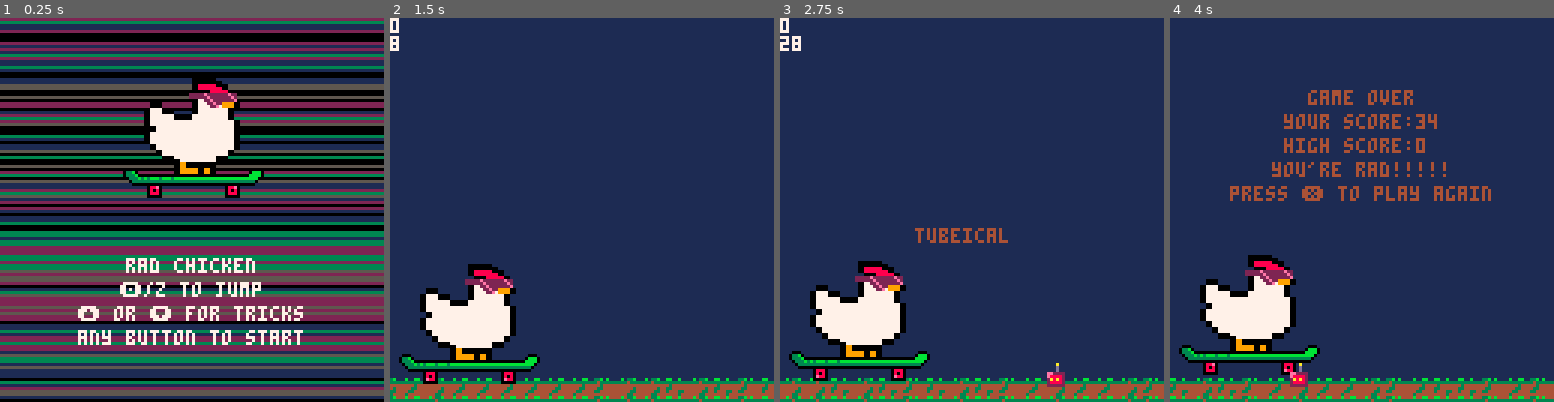
Above: before the commit, frames 1-4 (left to right).
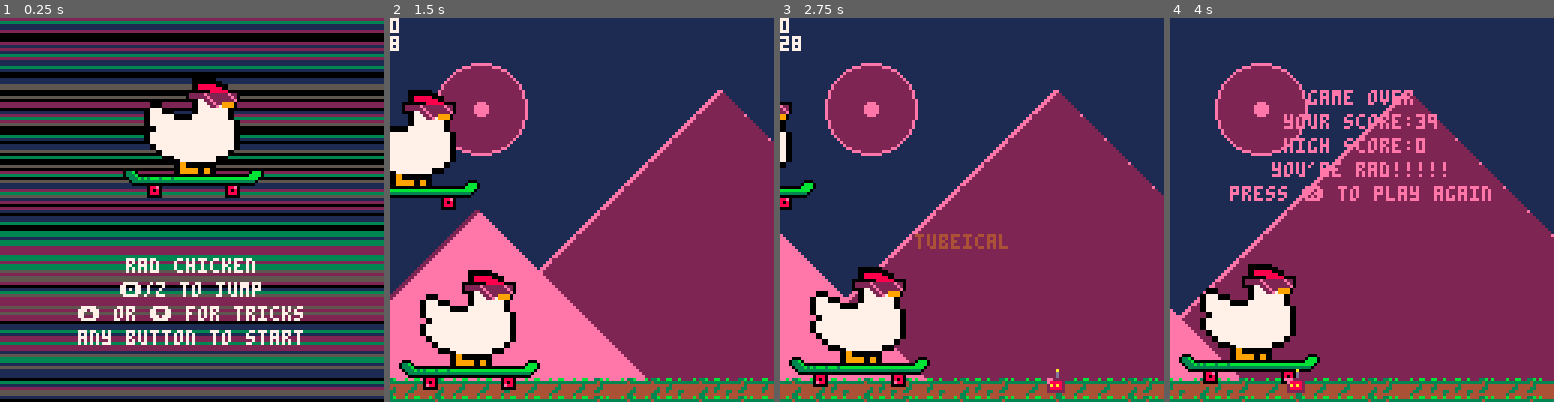
Above: after the commit, the same moments.

Repository: StevenCollins/rad-chicken
Game: PICO-8 cartridge rc.p8
The game is run twice, just before and just after one commit, with the same random seed, the same clock (stepped at 60 frames per second) and the same inputs.
Inputs:
- Up to frame 1 (0.25 s): no input
- Up to frame 2 (1.5 s): tap X (X key) at 0.33, 1.07 s; tap O (Z key) at 0.7 s
- Up to frame 3 (2.75 s): hold Right 1.6-2.1 s; tap O (Z key) at 1.7, 2.1, 2.5 s; tap X (X key) at 1.85 s; hold Up 2.15-2.42 s; hold Right from 2.47 s (still down)
- Up to frame 4 (4 s): tap O (Z key) at 2.9, 3.3, 3.7 s; tap X (X key) at 2.97 s; release Right at 3.03 s; hold Left 3.08-3.58 s; hold Down 3.63-3.97 s

The runs differ from the first frame. In frame 1, less than 0.1% of the frame differs, in the area x 48-63%, y 20-24%; in frame 2, 54%; in frame 3, 52%; in frame 4, 55%, in the area x 0-100%, y 11-100%.

Commit message:
Scrolling BG
Scrolling background, collision dection on black, sky titty, probably some other stuff.

Diff:
--- a/rc.p8
+++ b/rc.p8
@@ -103,7 +103,7 @@
 -->8
 -- chicken
 -- init constants.
-g_level=81
+g_level=83
 gravity=0.2
 jump_power=0.5
 jump_length=10 -- number of frames the jump button works for.
@@ -273,6 +273,11 @@
 	g={}
 	g.sprites={}
 
+	layer1_x=0
+	layer1_speed=0.25
+	layer2_x=0
+	layer2_speed=0.5
+
 	-- for the width of the screen plus 1 sprites,
 	-- select a random ground sprite.
 	for i=1,17 do
@@ -290,9 +295,29 @@
 		-- and increase the score!
 		score+=1
 	end
+
+	-- moves the mountain by the speed, and kills it when it's gone too far.
+	layer1_x-=layer1_speed
+	if (layer1_x<-256) then
+		layer1_x=128
+	end
+
+	layer2_x-=layer2_speed
+	if (layer2_x<-127) then
+		layer2_x=128
+	end
+
+
 end
 
 function draw_ground()
+
+ circfill(30,30,15,2)
+ circ(30,30,15,14)
+ circfill(30,30,2,14)
+	map(0,0,layer1_x,24,32,16)
+ map(40,0,layer2_x,64,16,8)
+
 	for i, sprite in ipairs(g.sprites) do
 		spr(sprite,i*8-8-step(),120)
 	end
@@ -352,7 +377,7 @@
 o_f_obstacles={4} -- flying obstacles.
 o_f_chance=0.2 -- chance for obstacle to be flying.
 o_overhang=2 -- leftside buffer so onscreen obstacles don't disappear.
-o_offset=3 -- push obstacles slightly into ground.
+o_offset=5 -- push obstacles slightly into ground.
 o_cntdn_min=12 -- minimum spritewidths until next obstacle.
 o_cntdn_max=20 -- maximum ...
 o_height_min=2 -- minimum obstacle height (rows from top).
@@ -450,7 +475,7 @@
 		for pxl_x=0,7 do
 			if (x+pxl_x>0 and x+pxl_x<64 and y+pxl_y<120) then -- is the obstacle where the chicken could be?
 				if (sget((sprite%16)*8+pxl_x,flr(sprite/16)*8+pxl_y)!=trans_colour) then -- is the obstacle not transparent on the pixel we're checking?
-					if (pget(x+pxl_x,y+pxl_y)!=bg_colour) then -- is the pixel we're checking not the bg colour?
+					if (pget(x+pxl_x,y+pxl_y)==0) then -- check if the colour is black? seems kinda racist bud.
 						return true -- then it's a collision.
 					end
 				end
@@ -726,11 +751,19 @@
 
 
 __map__
-0000010203000000d0d0d0d0d0d0d0d0d0d0d0d0d0d0d0d0d3d3d3d3d3d3d3d3d0d0d0d0d0d0d0d000000000000000000000000000000000000000000000000000000000000000000000000000000000000000000000000000000000000000000000000000000000000000000000000000000000000000000000000000000000
-0010111213000000d0d0d0d0d0d0d0d0d0d0d0d0d0d0d0d0d3d3d3d3d3d3d3d3d0d0c5c6c7c8d0d000000000000000000000000000000000000000000000000000000000000000000000000000000000000000000000000000000000000000000000000000000000000000000000000000000000000000000000000000000000
-0020212123000000d0d0d0d0d0d0d0d0d0d0d0d0d0d0d0d0d3d3d3d3d3d3d3d3d0d0d5d6d6d8d0d000000000000000000000000000000000000000000000000000000000000000000000000000000000000000000000000000000000000000000000000000000000000000000000000000000000000000000000000000000000
-1430313233190000d0d0d0c0c1d0d0d0d0d0d0d0d0d0d0d0d3d3d3d3d3d3d3d3d0d0e5d6d6e8d0d000000000000000000000000000000000000000000000000000000000000000000000000000000000000000000000000000000000000000000000000000000000000000000000000000000000000000000000000000000000
-2425262728290000d0d0c0d2d1c2d0d0d0d0d0c3c4d0d0d0d3d3d3d3d3d3d3d3d0d0f5f6f7f8d0d000000000000000000000000000000000000000000000000000000000000000000000000000000000000000000000000000000000000000000000000000000000000000000000000000000000000000000000000000000000
-0000000000000000d0c0d2d1d1d1c2d0d0d0c3e4d4e3d0d0d3d3d3d3d3d3d3d3d0d0d0d0d0d0d0d000000000000000000000000000000000000000000000000000000000000000000000000000000000000000000000000000000000000000000000000000000000000000000000000000000000000000000000000000000000
-0000000000000000c0d2d1d1d1d1d1c2d0c3e4d4d4d4e3d0d3d3d3d3d3d3d3d3d0d0d0d0d0d0d0d000000000000000000000000000000000000000000000000000000000000000000000000000000000000000000000000000000000000000000000000000000000000000000000000000000000000000000000000000000000
-0000000000000000d0d0d0d0d0d0d0d0d0d0d0d0d0d0d0d0d3d3d3d3d3d3d3d3d0d0d0d0d0d0d0d000000000000000000000000000000000000000000000000000000000000000000000000000000000000000000000000000000000000000000000000000000000000000000000000000000000000000000000000000000000
+000001020300000000000000000000c0c100000000000000d3d3d3d3d3d3d3d3000000000000000000000000000000c3c40000000000000000000000000000c3c3000000000000000000000000000000000000000000000000000000000000000000000000000000000000000000000000000000000000000000000000000000
+0010111213000000000000000000c0d1d1c1000000000000d3d3d3d3d3d3d3d30000c5c6c7c80000000000000000c3e4d4e3000000000000000000000000c3c300000000000000000000000000000000000000000000000000000000000000000000000000000000000000000000000000000000000000000000000000000000
+00202121230000000000000000c0d1d1d1d1c10000000000d3d3d3d3d3d3d3d30000d5d6d6d800000000000000c3e4d4d4d4e300000000000000000000c3000000000000000000000000000000000000000000000000000000000000000000000000000000000000000000000000000000000000000000000000000000000000
+143031323319000000000000c0d1d1d1d1d1d1c100000000d3d3d3d3d3d3d3d30000e5d6d6e8000000000000c3e4d4d4d4d4d4e30000000000000000c300000000000000000000000000000000000000000000000000000000000000000000000000000000000000000000000000000000000000000000000000000000000000
+2425262728290000000000c0d1d1d1d1d1d1d1d1c1000000d3d3d3d3d3d3d3d30000f5f6f7f80000000000c3e4d4d4d4d4d4d4d4e3000000000000c30000000000000000000000000000000000000000000000000000000000000000000000000000000000000000000000000000000000000000000000000000000000000000
+00000000000000000000c0d1d1d1d1d1d1d1d1d1d1c10000d3d3d3d3d3d3d3d300000000000000000000c3e4d4d4d4d4d4d4d4d4d4e300000000c3000000000000000000000000000000000000000000000000000000000000000000000000000000000000000000000000000000000000000000000000000000000000000000
+000000000000000000c0d1d1d1d1d1d1d1d1d1d1d1d1c100d3d3d3d3d3d3d3d3000000000000000000c3e4d4d4d4d4d4d4d4d4d4d4d4e30000c300000000000000000000000000000000000000000000000000000000000000000000000000000000000000000000000000000000000000000000000000000000000000000000
+0000000000000000c0d1d1d1d1d1d1d1d1d1d1d1d1d1d1c1d3d3d3d3d3d3d3d30000000000000000c3e4d4d4d4d4d4d4d4d4d4d4d4d4d4e3c30000000000000000000000000000000000000000000000000000000000000000000000000000000000000000000000000000000000000000000000000000000000000000000000
+00000000000000c0d1d1d1d1d1d1d1d1d1d1d1d1d1d1d1d1c1000000000000000000000000000000000000000000000000000000000000c3000000000000000000000000000000000000000000000000000000000000000000000000000000000000000000000000000000000000000000000000000000000000000000000000
+000000000000c0d1d1d1d1d1d1d1d1d1d1d1d1d1d1d1d1d1d1c1000000000000000000000000000000000000000000000000000000000000000000000000000000000000000000000000000000000000000000000000000000000000000000000000000000000000000000000000000000000000000000000000000000000000
+0000000000c0d1d1d1d1d1d1d1d1d1d1d1d1d1d1d1d1d1d1d1d1c10000000000000000000000000000000000000000000000000000000000000000000000000000000000000000000000000000000000000000000000000000000000000000000000000000000000000000000000000000000000000000000000000000000000
+00000000c0d1d1d1d1d1d1d1d1d1d1d1d1d1d1d1d1d1d1d1d1d1d1c100000000000000000000000000000000000000000000000000000000000000000000000000000000000000000000000000000000000000000000000000000000000000000000000000000000000000000000000000000000000000000000000000000000
+000000c0d1d1d1d1d1d1d1d1d1d1d1d1d1d1d1d1d1d1d1d1d1d1d1d1c1000000000000000000000000000000000000000000000000000000000000000000000000000000000000000000000000000000000000000000000000000000000000000000000000000000000000000000000000000000000000000000000000000000
+0000c0d1d1d1d1d1d1d1d1d1d1d1d1d1d1d1d1d1d1d1d1d1d1d1d1d1d1c10000000000000000000000000000000000000000000000000000000000000000000000000000000000000000000000000000000000000000000000000000000000000000000000000000000000000000000000000000000000000000000000000000
+00c0d1d1d1d1d1d1d1d1d1d1d1d1d1d1d1d1d1d1d1d1d1d1d1d1d1d1d1d1c100000000000000000000000000000000000000000000000000000000000000000000000000000000000000000000000000000000000000000000000000000000000000000000000000000000000000000000000000000000000000000000000000
+c0d1d1d1d1d1d1d1d1d1d1d1d1d1d1d1d1d1d1d1d1d1d1d1d1d1d1d1d1d1d1c1000000000000000000000000000000000000000000000000000000000000000000000000000000000000000000000000000000000000000000000000000000000000000000000000000000000000000000000000000000000000000000000000
Not shown, changed: 52 lines of the sprite sheet (__gfx__) section of rc.p8
